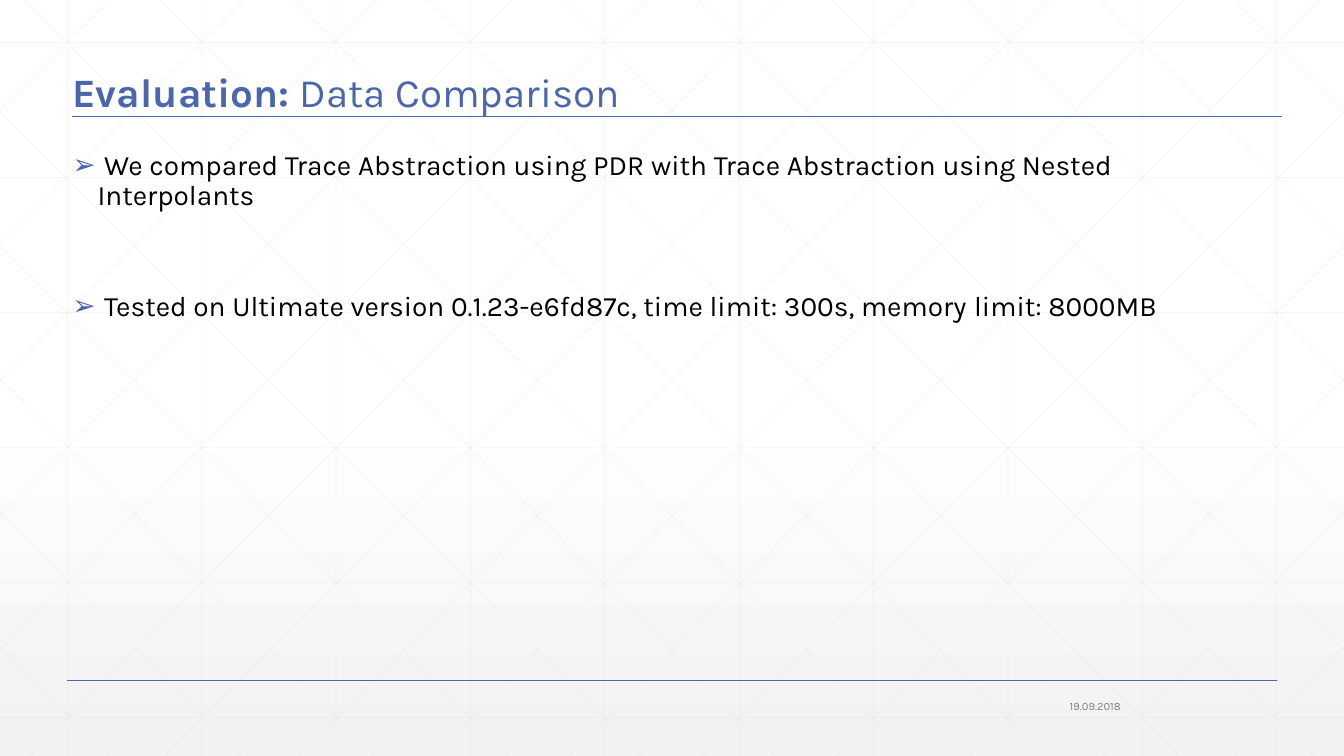
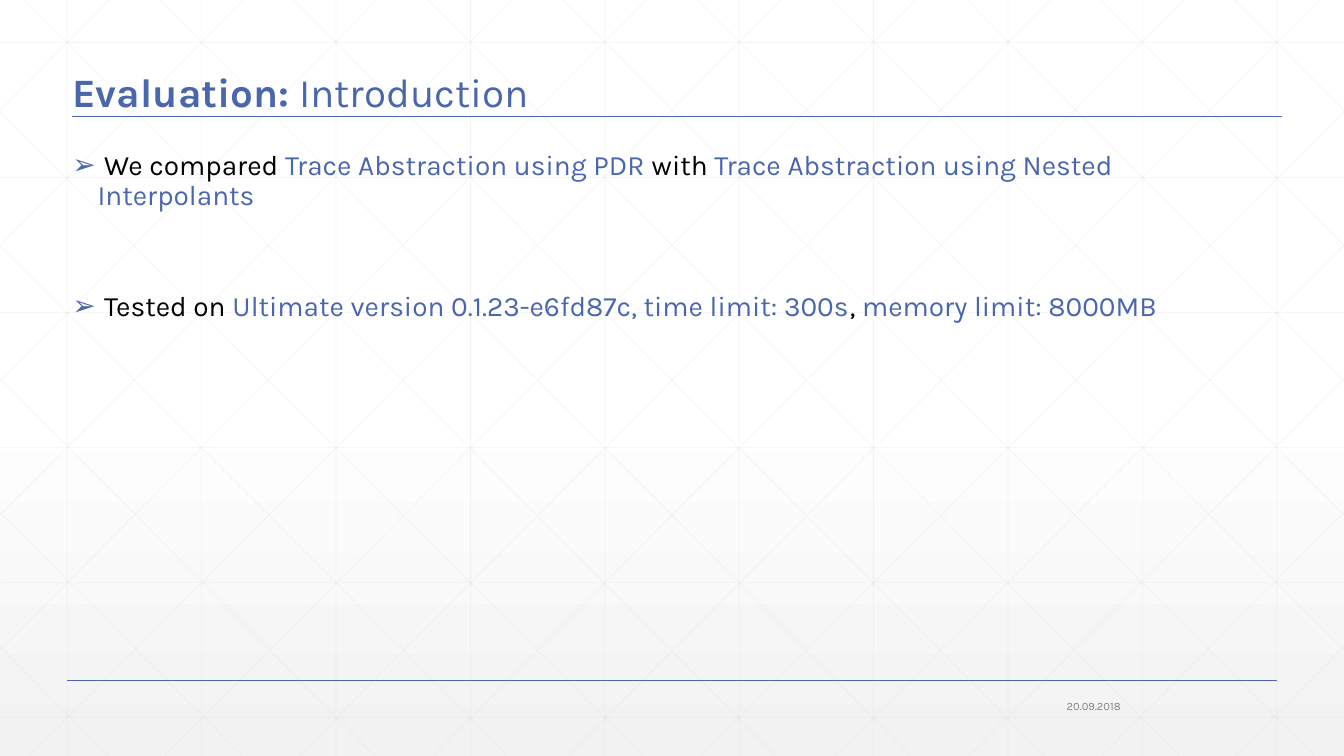
Before and after one commit to JonasWerner/BachelorThesis, a slide deck: slide 74 of Presentation/pdr_presentation_v2.pptx (slide 66 before the commit). Drawn at 1344x756 pixels with LibreOffice and Linux fonts; fonts in the diff are those of the drawing. Boxes give left, top, right and bottom in pixels: in the first picture for what was removed or moved away, otherwise in the second. Text is boxed around its words. In the diff, an @@ line names an element or a change of style, - is before the commit and + after.

```diff
--- a/Presentation/pdr_presentation_v2.pptx
+++ b/Presentation/pdr_presentation_v2.pptx
@@ title at (72,78,529,117): text changed @@
-Evaluation: Data Comparison
+Evaluation: Introduction
@@ text "We compared Trace Abstraction using ..." at (98,155,1156,323): text colour #000000 to #4A66AC in "Trace Abstraction using PDR Trace Abstraction using ...", "Ultimate version 0.1.23-e6fd87c, time limit: 300s, memory ..." @@
@@ text at (1067,703,1121,710): text changed @@
-19.09.2018
+20.09.2018
```
Also in this commit, not shown: 71 other slides changed, 9 slides added, 1 slide removed, 1 other file.
